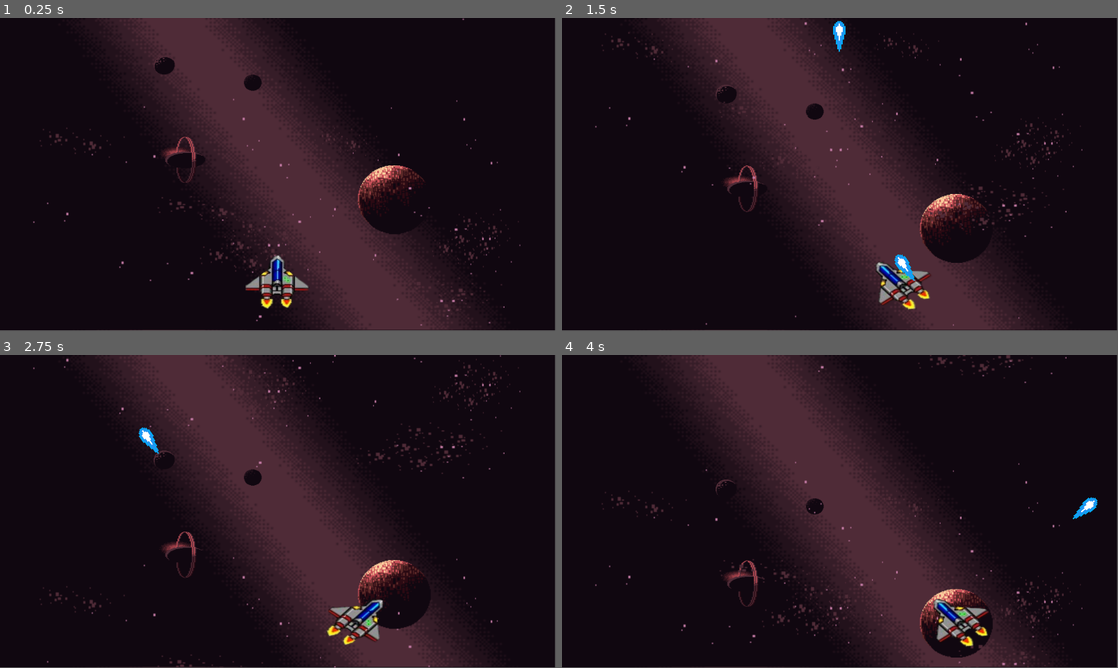
Above: before the commit, frames 1-4 (two rows, left to right).
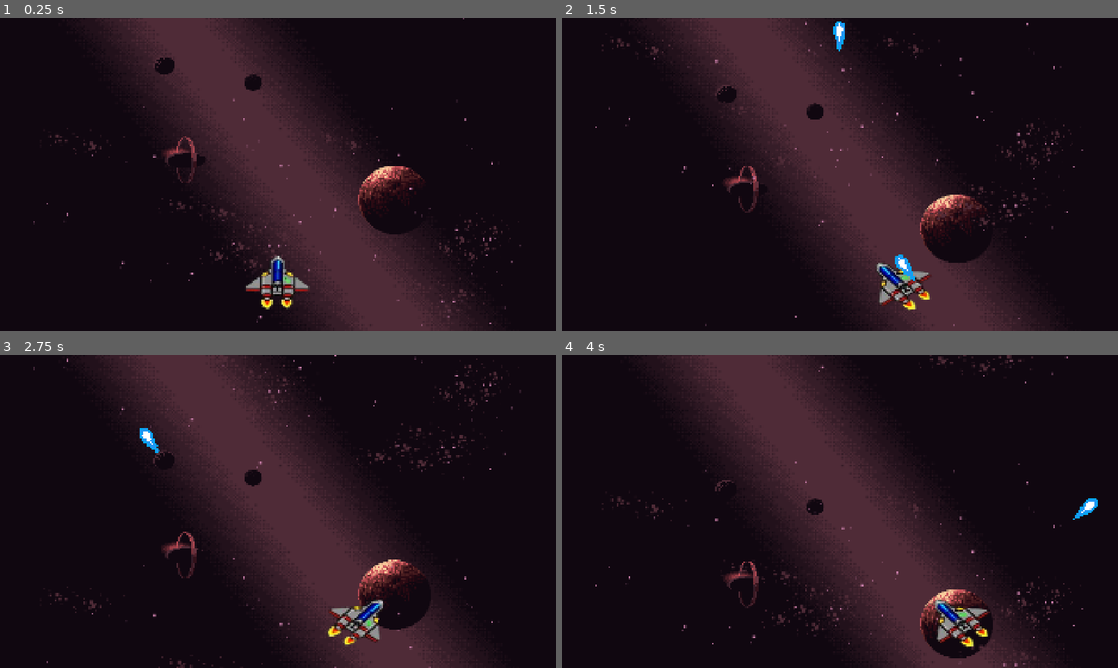
Above: after the commit, the same moments.

Repository: BenjaminGaelSerrano/TP2-SERRANO-BULLETHELL
Game: Godot game, scene res://Scenes/escena_juego.tscn
Two runs of this game, one before a commit and one after it. Both use one fixed random seed, a clock stepped at 60 frames per second and the inputs below.
Inputs:
- Up to frame 1 (0.25 s): no input
- Up to frame 2 (1.5 s): hold Right (JugadorDerecha) 0.53-1.28 s; hold Space (Disparar) 0.53-1.28 s; hold Left (JugadorIzquierda) from 1.28 s (still down); tap Space (Disparar) at 1.35 s
- Up to frame 3 (2.75 s): release Left (JugadorIzquierda) at 2.03 s; hold Right (JugadorDerecha) from 2.03 s (still down); hold Space (Disparar) from 2.03 s (still down)
- Up to frame 4 (4 s): release Space (Disparar) at 2.78 s; tap Space (Disparar) at 2.85 s; release Right (JugadorDerecha) at 3.53 s; hold Left (JugadorIzquierda) from 3.53 s (still down); hold Space (Disparar) from 3.53 s (still down)
The window is 799x449 before the commit and 800x450 after it. Grey fills any space a smaller window leaves; there, only what the larger window draws over its background counts as a difference.

The runs differ from the first frame. In frame 1, 1.7% of the frame differs, in the area x 5-100%, y 0-100%; in frame 2, 1.7%; in frame 3, 1.8%, in the area x 6-100%, y 0-100%; in frame 4, 1.8%.

Commit message:
Introduccion de meteorito y cometa, pero me faltan definir los assets del cometa

Diff:
--- /dev/null
+++ b/Scenes/meteorito.tscn
@@ -0,0 +1,38 @@
+[gd_scene format=3 uid="uid://bh5err58vm2mn"]
+
+[ext_resource type="Texture2D" uid="uid://cqh0ophy4s7d8" path="res://Assets/Sprites/meteorito.png" id="1_8pmw3"]
+[ext_resource type="Texture2D" path="res://Assets/Sprites/asteroideRoto.png" id="2_7thuf"]
+
+[sub_resource type="SpriteFrames" id="SpriteFrames_n074k"]
+animations = [{
+"frames": [{
+"duration": 1.0,
+"texture": ExtResource("1_8pmw3")
+}],
+"loop": true,
+"name": &"Normal",
+"speed": 5.0
+}, {
+"frames": [{
+"duration": 1.0,
+"texture": ExtResource("2_7thuf")
+}],
+"loop": true,
+"name": &"Roto",
+"speed": 5.0
+}]
+
+[sub_resource type="CircleShape2D" id="CircleShape2D_qklm2"]
+radius = 34.058773
+
+[node name="Meteorito" type="Area2D" unique_id=1096180996]
+position = Vector2(175, 0)
+
+[node name="AnimacionMeteorito" type="AnimatedSprite2D" parent="." unique_id=2047874347]
+scale = Vector2(0.203125, 0.15401787)
+sprite_frames = SubResource("SpriteFrames_n074k")
+animation = &"Normal"
+frame_progress = 0.08678791
+
+[node name="FormaMeteorito" type="CollisionShape2D" parent="." unique_id=1756769863]
+shape = SubResource("CircleShape2D_qklm2")
--- a/project.godot
+++ b/project.godot
@@ -19,6 +19,7 @@
 
 window/size/viewport_width=1920
 window/size/viewport_height=1080
+window/stretch/mode="canvas_items"
 
 [input]
 
Binary file added: Assets/Sprites/MeteoritoRoto.png
Not shown, added: Assets/Sprites/MeteoritoRoto.png.import
Binary file added: Assets/Sprites/meteorito.png
Not shown, added: Assets/Sprites/meteorito.png.import
